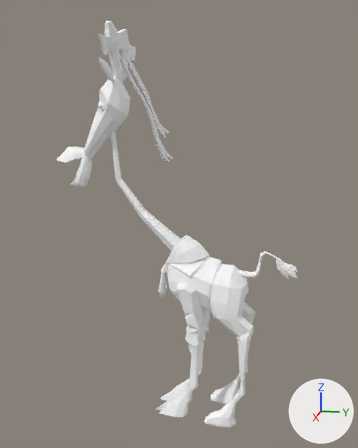
A saved change to the FBX model src/rawassets/anims/giraffe_happy.fbx.
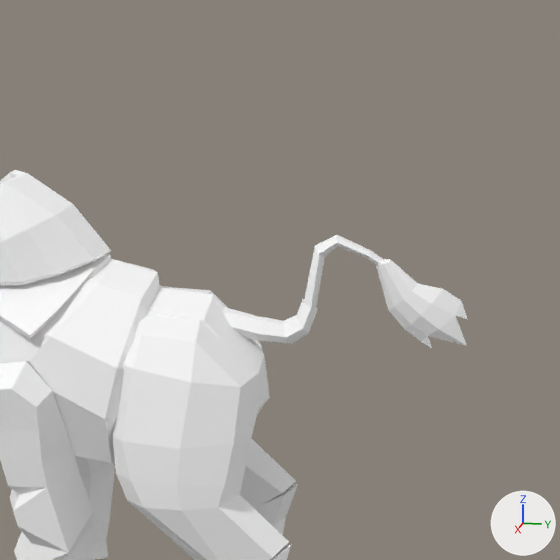
Old and new are each drawn whole from a 50 mm lens placed at (8.98, 1.25, 6.15), pointed at (-0.26, -0.6, 3.84) and again close up on the part from 51% to 90% of the width and 43% to 74% of the height. The lights are fixed; the arrows at lower right show +X, +Y and +Z. Where no turn or scale is listed for an object, it has been applied to the vertices.

Names of what the first close-up shows: 'giraffe_rig3_ik1:Giraffe_Foreleg_L', 'giraffe_rig3_ik1:Giraffe_Foreleg_R', 'giraffe_rig3_ik1:Giraffe_HindLeg_Midle_R', 'giraffe_rig3_ik1:Giraffe_HindLeg_R', 'giraffe_rig3_ik1:Giraffe_Hindleg_L', 'giraffe_rig3_ik1:Giraffe_Hips', 'giraffe_rig3_ik1:Giraffe_collar', 'giraffe_rig3_ik1:Giraffe_jacket', 'giraffe_rig3_ik1:Giraffe_neckline', 'giraffe_rig3_ik1:Giraffe_tail_base', 'giraffe_rig3_ik1:giraffe_tail_base', 'giraffe_rig3_ik1:giraffe_tail_mid'.
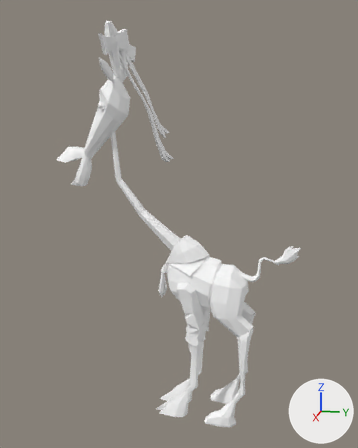
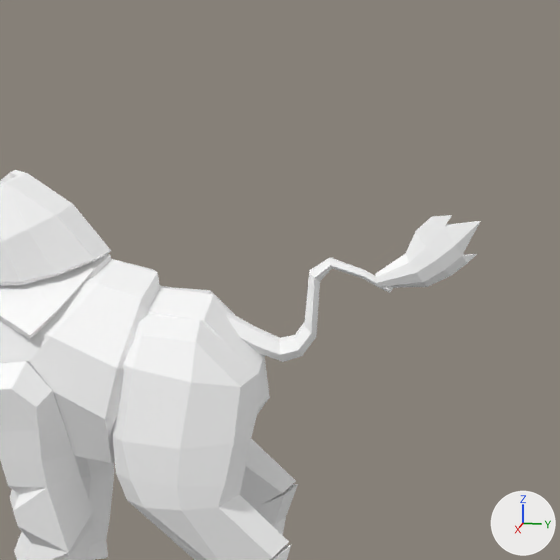
The edits, one by one:
Object 'giraffe_rig3_ik1:giraffe_tail_base' (ob_giraffe_rig3_ik1_giraffe_tail_base) moves from (0.0, -1.314, 0.549) to (0.0, -1.886, 1.1).
Object 'giraffe_rig3_ik1:giraffe_tail_base' (ob_giraffe_rig3_ik1_giraffe_tail_base) turns from (90, -10, 90) to (90, 5, 90) degrees about x, y and z.
Object 'giraffe_rig3_ik1:Giraffe_tail_base' (ob_giraffe_rig3_ik1_giraffe_tail_base_1) moves from (0.002, 1.305, 3.33) to (0.002, 1.291, 3.255).
Object 'giraffe_rig3_ik1:Giraffe_tail_base' (ob_giraffe_rig3_ik1_giraffe_tail_base_1) turns from (90, 47, 90) to (90, -32, 90) degrees about x, y and z.
Object 'giraffe_rig3_ik1:giraffe_tail_mid' (ob_giraffe_rig3_ik1_giraffe_tail_mid) moves from (0.0, -2.037, 1.46) to (0.0, -1.869, 1.075).
Object 'giraffe_rig3_ik1:giraffe_tail_mid' (ob_giraffe_rig3_ik1_giraffe_tail_mid) turns from (90, -37, 90) to (90, -42, 90) degrees about x, y and z.

Changed parts and their boxes [x1, y1, x2, y2] in the close-ups (560 x 560 px):
'giraffe_rig3_ik1:Giraffe_tail_base', moved, turned
    before: [376, 259, 467, 348]
    after: [375, 215, 481, 288]
'giraffe_rig3_ik1:giraffe_tail_base', moved, turned
    before: [223, 299, 317, 343]
    after: [226, 312, 316, 362]
'giraffe_rig3_ik1:giraffe_tail_mid', moved, turned
    before: [305, 235, 385, 309]
    after: [304, 257, 393, 336]
